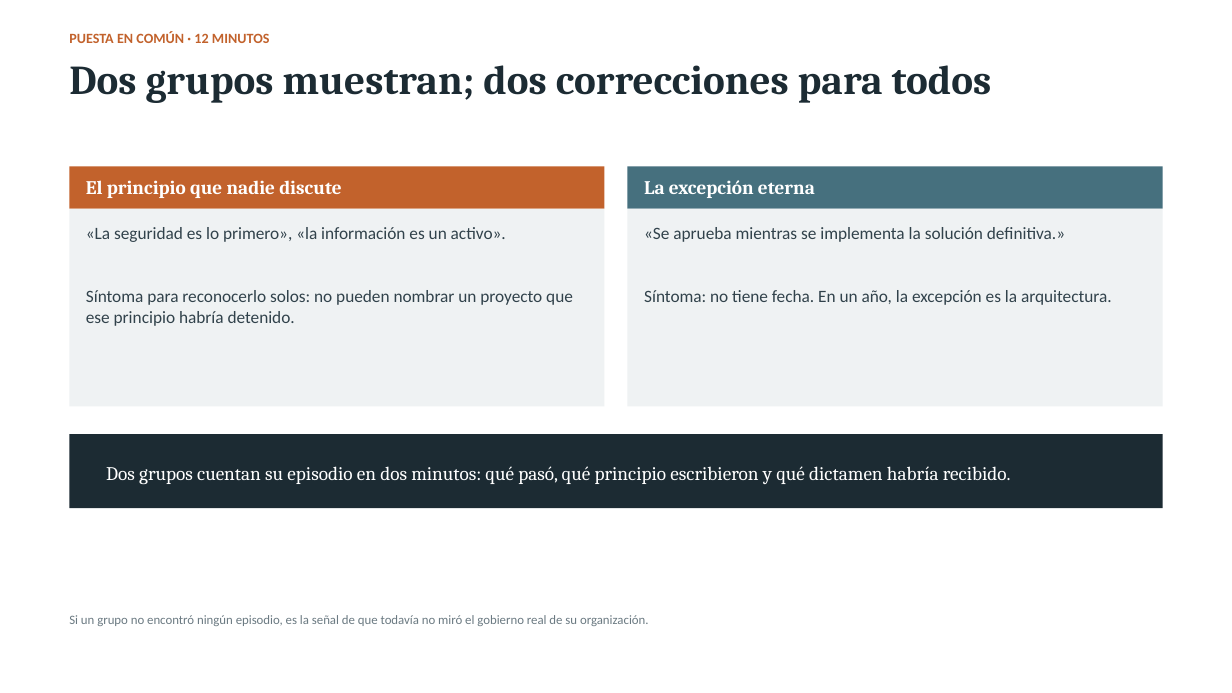
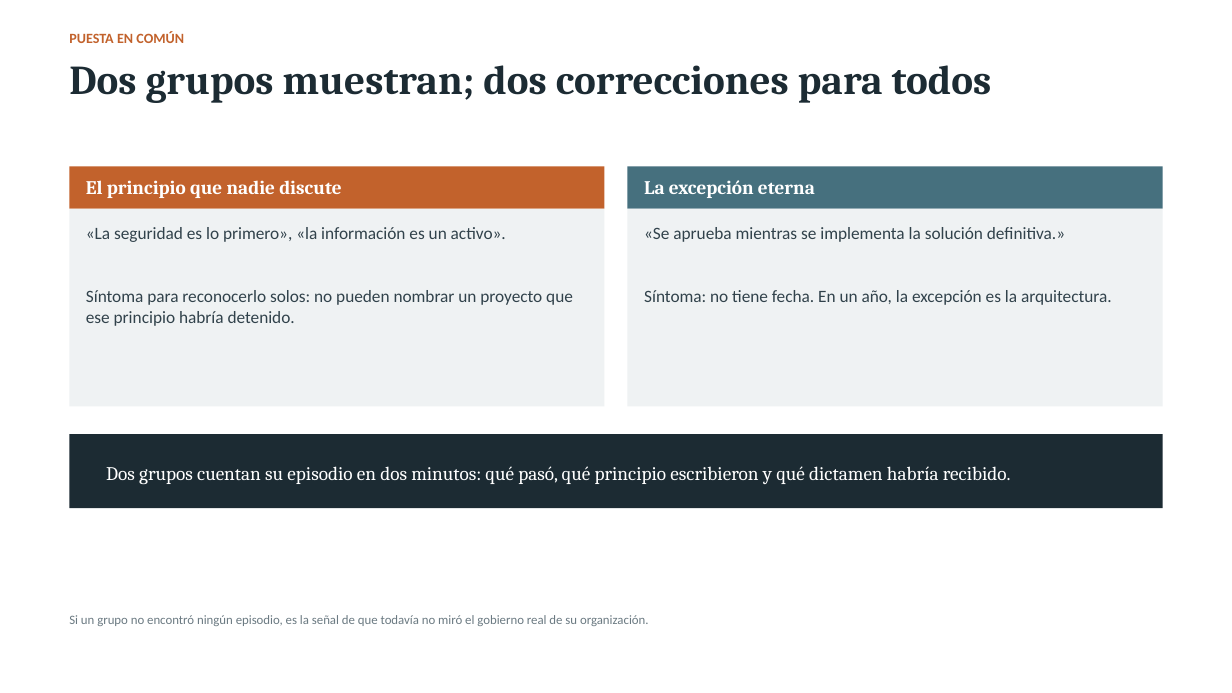
Before and after one commit to CesarAVegaF312/AREM-S3_Gobierno_y_Control, a slide deck: slide 18 of fuentes/AREM_S3_Deck_Reto_U3_sin_notas.pptx. Drawn at 1232x693 pixels with LibreOffice and Linux fonts; fonts in the diff are those of the drawing. Boxes give left, top, right and bottom in pixels: in the first picture for what was removed or moved away, otherwise in the second. Text is boxed around its words. In the diff, an @@ line names an element or a change of style, - is before the commit and + after.

Commit message:
Fuera el cronograma: la sesion queda en tres bloques
Conceptos, ejemplos y el hacer. Se quitan los minutos de la diapositiva de
ruta, del taller y de la puesta en comun; las notas del docente pierden la
marca de reloj y el enunciado del taller pasa de minuto a minuto a cuatro
pasos numerados, con una nota de que recortar si el tiempo aprieta.

En la presentacion web desaparecen el reloj de sesion y los minutos del
indice; el cronometro del taller se queda, ajustable en tramos de cinco
minutos, porque el docente decide en el momento cuanto tiempo le queda.

```diff
--- a/fuentes/AREM_S3_Deck_Reto_U3_sin_notas.pptx
+++ b/fuentes/AREM_S3_Deck_Reto_U3_sin_notas.pptx
@@ text at <box>69,31,184,43</box>: text changed @@
-PUESTA EN COMÚN · 12 MINUTOS
+PUESTA EN COMÚN
```
Also in this commit, not shown: 3 other slides changed, 15 other files.
